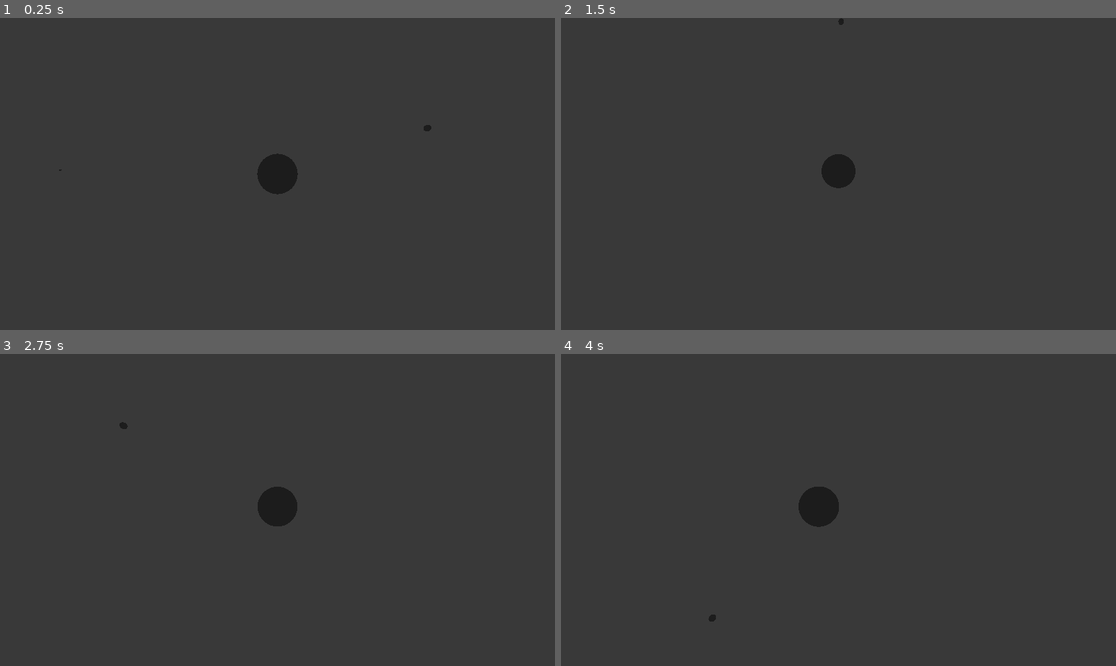
Above: before the commit, frames 1-4 (two rows, left to right).
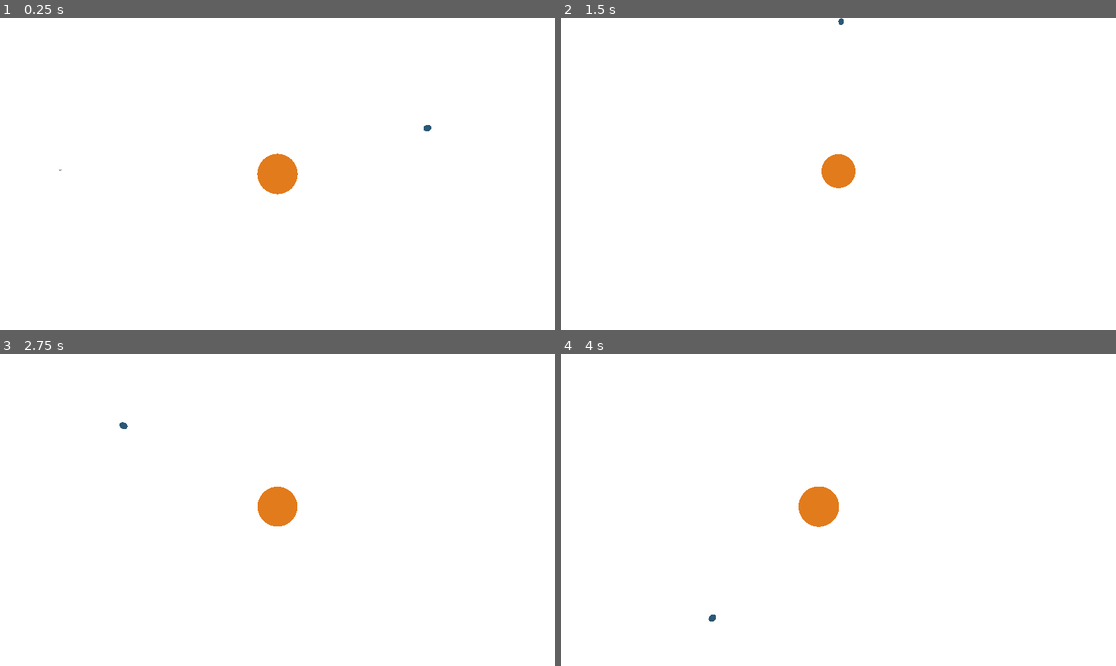
Above: after the commit, the same moments.

Repository: DarkLegend001/Space-Simulator
Game: Godot game, scene res://main/main.tscn
Two runs of this game, one before a commit and one after it. Both use one fixed random seed, a clock stepped at 60 frames per second and the inputs below. A sky picture missing from this copy of the repository is replaced by a grey-blue gradient.
Inputs:
- Up to frame 1 (0.25 s): no input
- Up to frame 2 (1.5 s): tap Enter at 0.5 s; hold S (camera_back) 0.53-1.28 s; tap Ctrl (camera_down) at 1.35 s
- Up to frame 3 (2.75 s): hold W (camera_forward) from 2.03 s (still down)
- Up to frame 4 (4 s): release W (camera_forward) at 2.78 s; tap A (camera_left) at 2.85 s; hold D (camera_right) from 3.53 s (still down)

The runs differ from the first frame. In frame 1, 100% of the frame differs, in the area x 0-100%, y 0-100%; in frame 2, 100%; in frame 3, 100%; in frame 4, 100%.

Commit message:
add colour back

Diff:
--- a/controller/simulation_controller.gd
+++ b/controller/simulation_controller.gd
@@ -19,15 +19,17 @@
 	for i in range(0, speed):
 		simulation.update()
 
-func spawn_celestial_body(title: String, pos: Vector3, vel: Vector3, mass: float, radius: float, colour: Color):
+func spawn_celestial_body(title: String, pos: Vector3, vel: Vector3, mass: float, radius: float, color: Color):
 	var sim_body = CelestialBodySimulation.new(pos, vel, Vector3.ZERO, mass, radius)
 	simulation.celestial_bodies.append(sim_body)
 	var body = celestial_body_scene.instantiate()
 	body.sim_body = sim_body
+	body.get_child(0).color = color
 	$"../CelestialBodies".add_child(body)
 	bodies.append(body)
 
-func spawn_sun(title: String, pos: Vector3, vel: Vector3, mass: float, radius: float, energy: float, colour: Color):
+
+func spawn_sun(title: String, pos: Vector3, vel: Vector3, mass: float, radius: float, energy: float, color: Color):
 	var sim_body = SunSimulation.new(pos, vel, Vector3.ZERO, mass, radius, energy)
 	simulation.celestial_bodies.append(sim_body)
 	var body = celestial_body_scene.instantiate()
@@ -47,6 +49,6 @@
 		var vel = Vector3(float(elements[4]), float(elements[5]), float(elements[6]))
 		var mass = float(elements[7])
 		var radius = float(elements[8])
-		var colour = Color.from_rgba8(int(elements[9]), int(elements[10]), int(elements[11]), int(elements[12]))
+		var color = Color.from_rgba8(int(elements[9]), int(elements[10]), int(elements[11]), int(elements[12]))
 
-		spawn_celestial_body(title, pos, vel, mass, radius, colour)
+		spawn_celestial_body(title, pos, vel, mass, radius, color)
--- a/main/celestial_body.gd
+++ b/main/celestial_body.gd
@@ -1,6 +1,7 @@
 extends Node
 
 var sim_body: CelestialBodySimulation
+var color: Color
 
 # Called when the node enters the scene tree for the first time.
 func _ready() -> void:
--- a/main/main.tscn
+++ b/main/main.tscn
@@ -15,6 +15,7 @@
 radiance_size = 2
 
 [sub_resource type="Environment" id="Environment_53q0u"]
+background_mode = 2
 background_energy_multiplier = 0.75
 sky = SubResource("Sky_3wy1v")
 ambient_light_source = 3
@@ -26,7 +27,7 @@
 
 [node name="SimulationController" type="Node" parent="." unique_id=391052692]
 script = ExtResource("2_kfbq2")
-speed = 1000
+speed = null
 
 [node name="Camera3D" type="Camera3D" parent="." unique_id=374710754]
 transform = Transform3D(1, 0, 0, 0, 1.1924881e-08, 1, 0, -1, 1.1924881e-08, 0, 200, 0)
--- a/rendering/celestial_body_renderer.gd
+++ b/rendering/celestial_body_renderer.gd
@@ -1,6 +1,6 @@
 class_name CelestialBodyRenderer extends Node3D
 
-var colour: Color
+var color: Color
 var following: bool = false
 var sim_body: CelestialBodySimulation
 
@@ -11,13 +11,13 @@
 	scale = Vector3.ONE * (sim_body.radius / Globals.size_scale)
 
 	$Mesh.set_surface_override_material(0, load("res://assets/default_body.tres").duplicate())
-	$Mesh.get_surface_override_material(0).albedo_color = colour
+	$Mesh.get_surface_override_material(0).albedo_color = color
 	scale = Vector3.ONE * (sim_body.radius / Globals.size_scale)
 	set_material()
 
 func set_material():
 	$Mesh.material_overlay = load("res://assets/default_body.tres").duplicate()
-	$Mesh.material_overlay.albedo_color = colour
+	$Mesh.material_overlay.albedo_color = color
 
 # Called every frame. 'delta' is the elapsed time since the previous frame.
 func _process(_delta: float) -> void:
--- a/simulation/physics_calculator.gd
+++ b/simulation/physics_calculator.gd
@@ -7,7 +7,6 @@
 func integrate_forces(bodies, timestep):
 	for body in bodies:
 		body.pos += body.vel * timestep + 0.5 * body.accel * timestep ** 2
-		print(body.pos)
 	for body in bodies:
 		body.accel_old = body.accel
 	for body in bodies:
